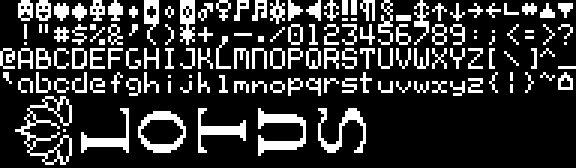
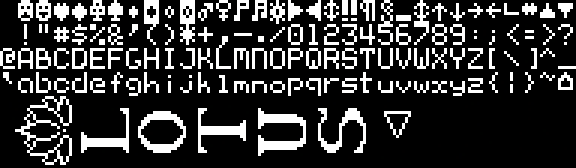
The second 576×168 image is a revision of the first. Changes to its layers:
painted on "Layer 22" over [255, 78, 411, 138]
